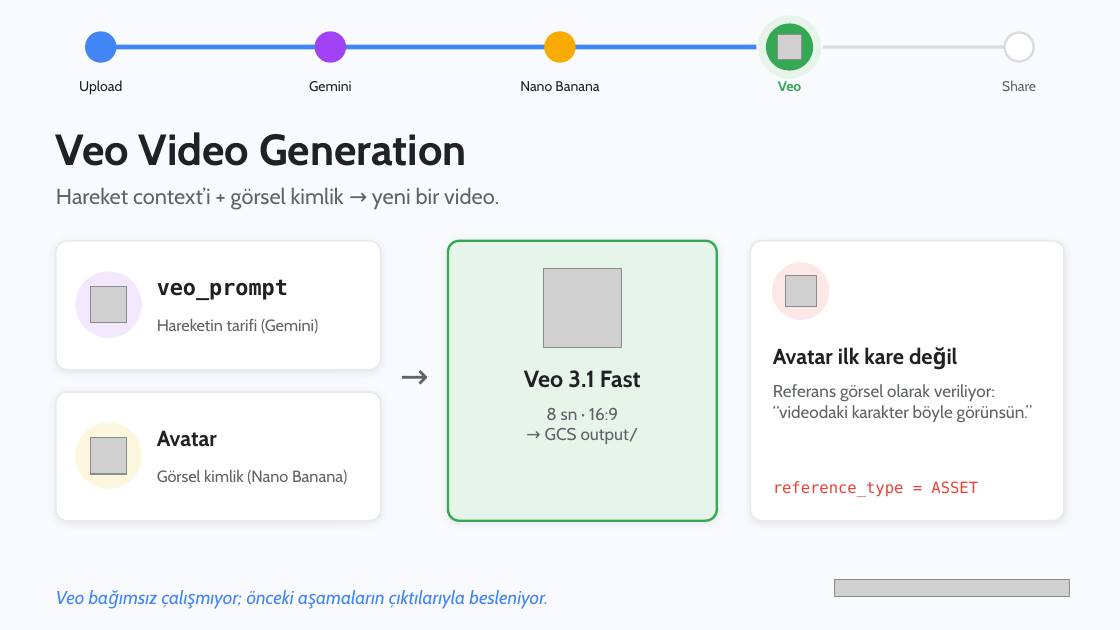
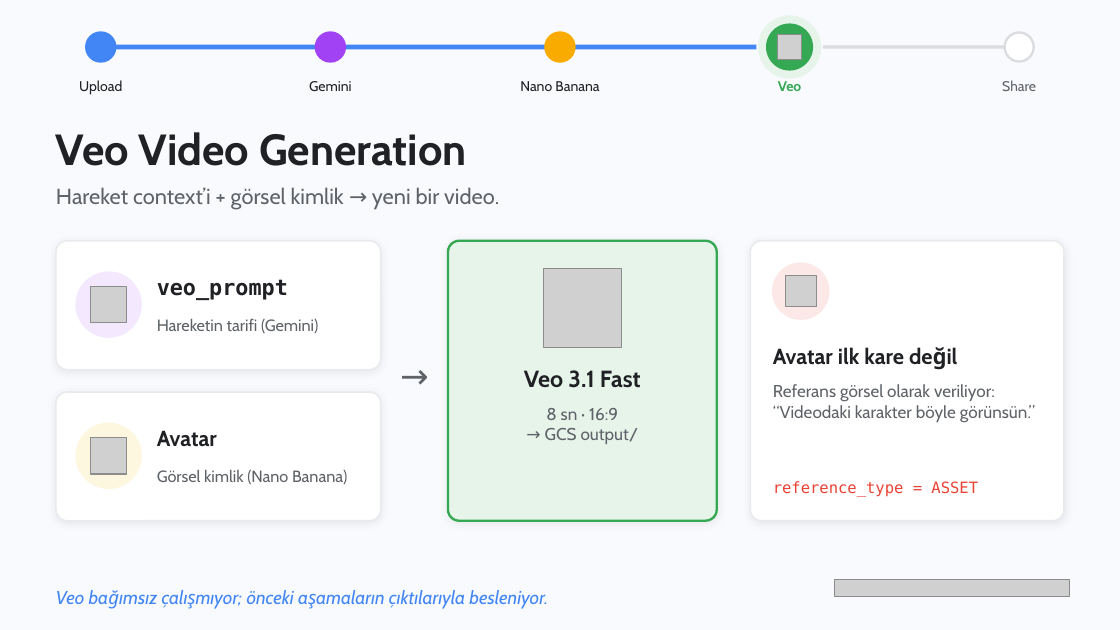
Before and after one commit to eyupece/BuildingMotionWithAi, a slide deck: slide 13 of talk/BuildingMotionWithAI.pptx. Drawn at 1120x630 pixels with LibreOffice and Linux fonts; fonts in the diff are those of the drawing; grey boxes stand for pictures. Boxes give left, top, right and bottom in pixels: in the first picture for what was removed or moved away, otherwise in the second. Text is boxed around its words. In the diff, an @@ line names an element or a change of style, - is before the commit and + after.

Commit message:
Talk: fix doubled word on the Veo slide

```diff
--- a/talk/BuildingMotionWithAI.pptx
+++ b/talk/BuildingMotionWithAI.pptx
@@ text at <box>773,384,1035,422</box>: text changed @@
-Referans görsel olarak veriliyor: “videodaki karakter böyle görünsün.”
+Referans görsel olarak veriliyor:
+“Videodaki karakter böyle görünsün.”
```
